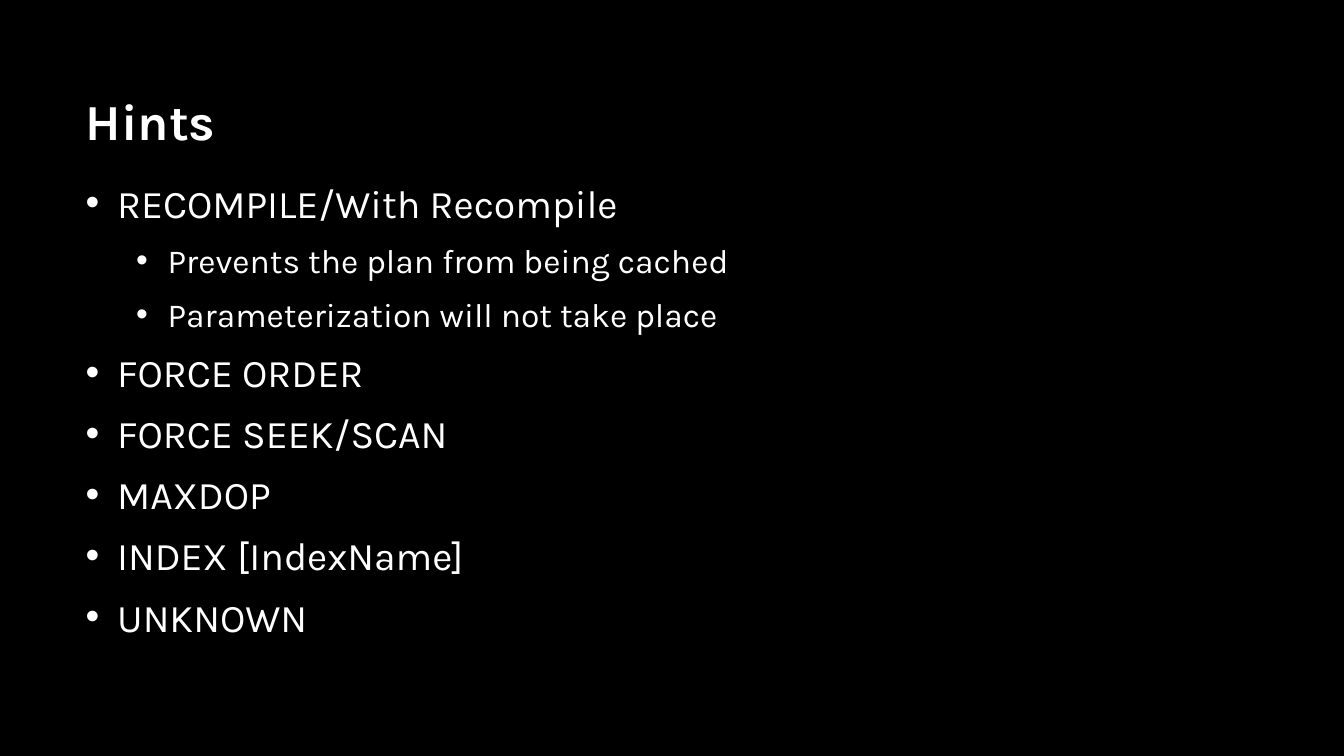
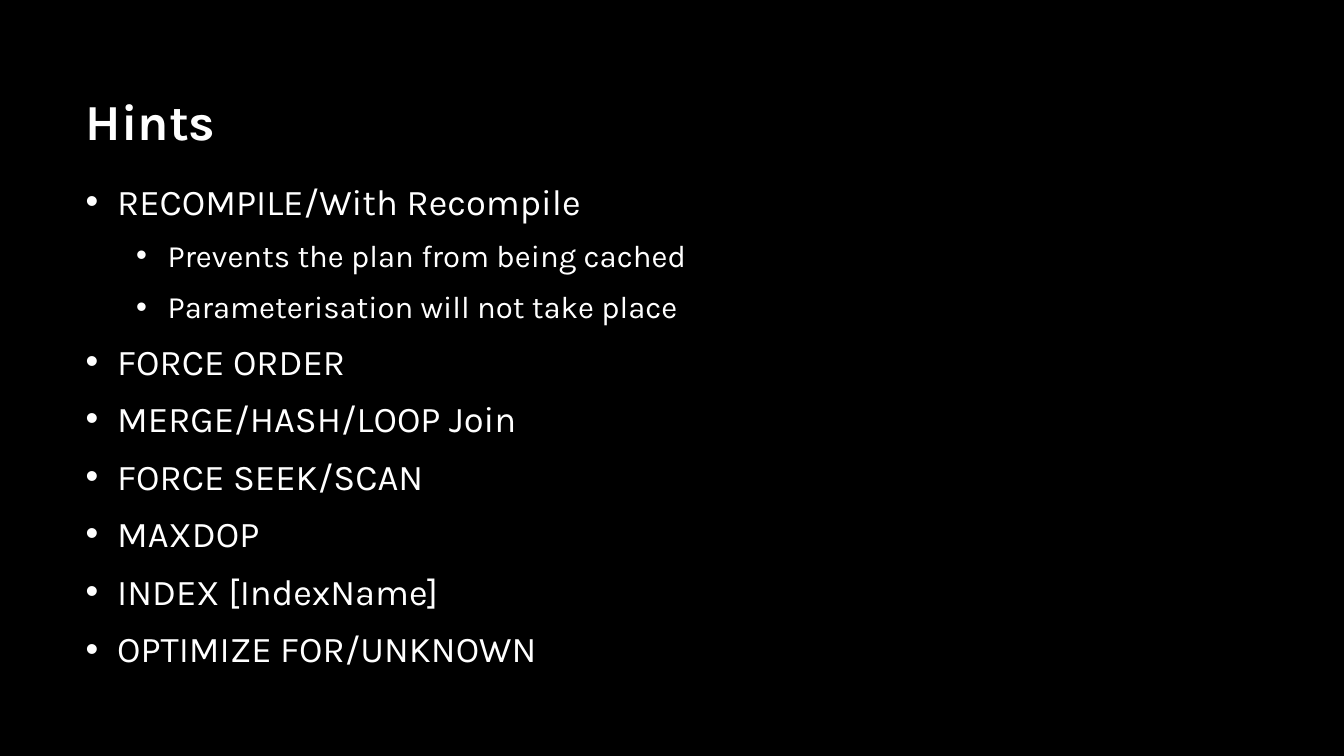
Before and after one commit to sabinio/SQLTraining, a slide deck: slide 39 of Slides/3. Query Execution.pptx (slide 34 before the commit). Drawn at 1344x756 pixels with LibreOffice and Linux fonts; fonts in the diff are those of the drawing; background and template pictures are left out. Boxes give left, top, right and bottom in pixels: in the first picture for what was removed or moved away, otherwise in the second. Text is boxed around its words. In the diff, an @@ line names an element or a change of style, - is before the commit and + after.

Commit message:
Latest slides

```diff
--- a/Slides/3. Query Execution.pptx
+++ b/Slides/3. Query Execution.pptx
@@ text at [117,188,686,609]: size 28 to 25.9 pt in "RECOMPILE/With Recompile", "FORCE ORDER", "FORCE SEEK/SCAN", "MAXDOP" and 1 more places; size 24 to 22.2 pt in "Prevents the plan from being cached" @@
@@ text at [168,296,677,326]: text changed; size 24 to 22.2 pt @@
-  • Parameterization will not take place
+  • Parameterisation will not take place
@@ text at [117,405,516,435]: paragraph added @@
+• MERGE/HASH/LOOP Join
@@ text at [117,635,536,665]: text changed; size 28 to 25.9 pt @@
-• UNKNOWN
+• OPTIMIZE FOR/UNKNOWN
```
Also in this commit, not shown: 6 other slides changed, 8 slides added, 3 slides removed, 1 other file.
